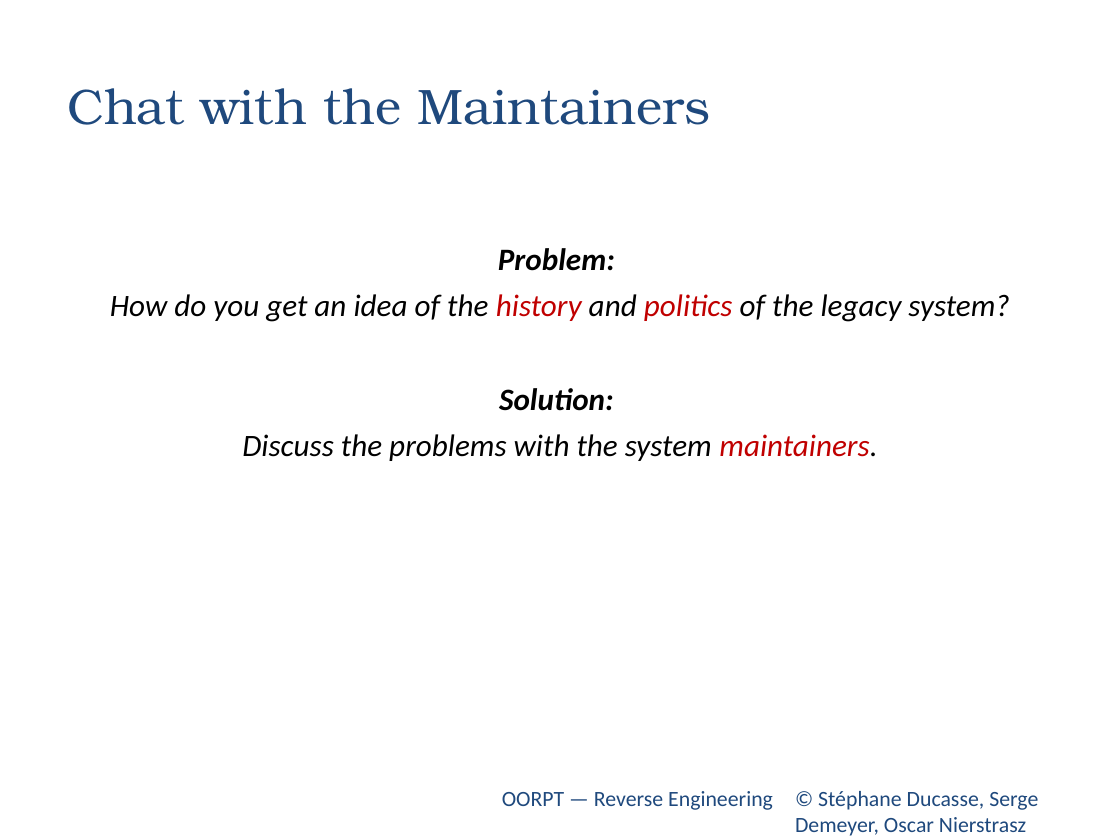
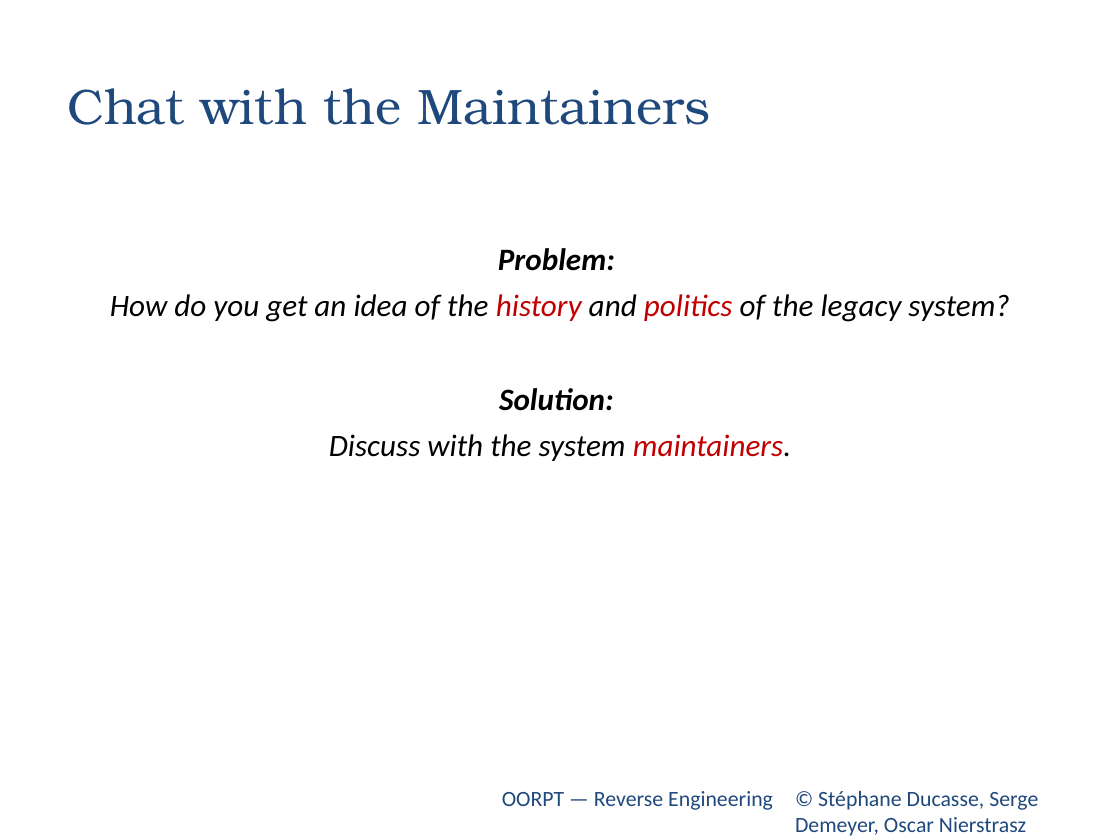
Before and after one commit to zarras/L1-slides, a slide deck: slide 8 of 2-2-SoftDataEvol-OORP-First-Contact.ppt. Drawn at 1120x840 pixels with LibreOffice and Linux fonts; fonts in the diff are those of the drawing. Boxes give left, top, right and bottom in pixels: in the first picture for what was removed or moved away, otherwise in the second. Text is boxed around its words. In the diff, an @@ line names an element or a change of style, - is before the commit and + after.

```diff
--- a/2-2-SoftDataEvol-OORP-First-Contact.ppt
+++ b/2-2-SoftDataEvol-OORP-First-Contact.ppt
@@ text at <box>329,434,791,461</box>: text changed @@
-Discuss the problems with the system maintainers.
+Discuss with the system maintainers.
```
Also in this commit, not shown: 2 other slides changed, 7 other files.
